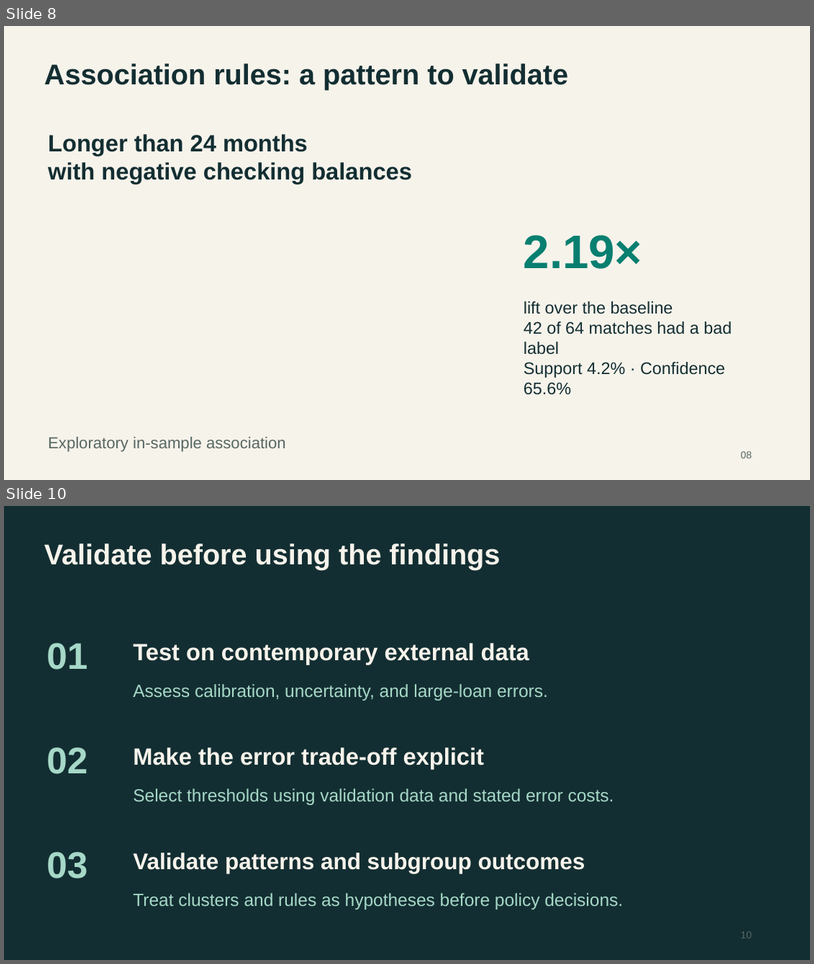
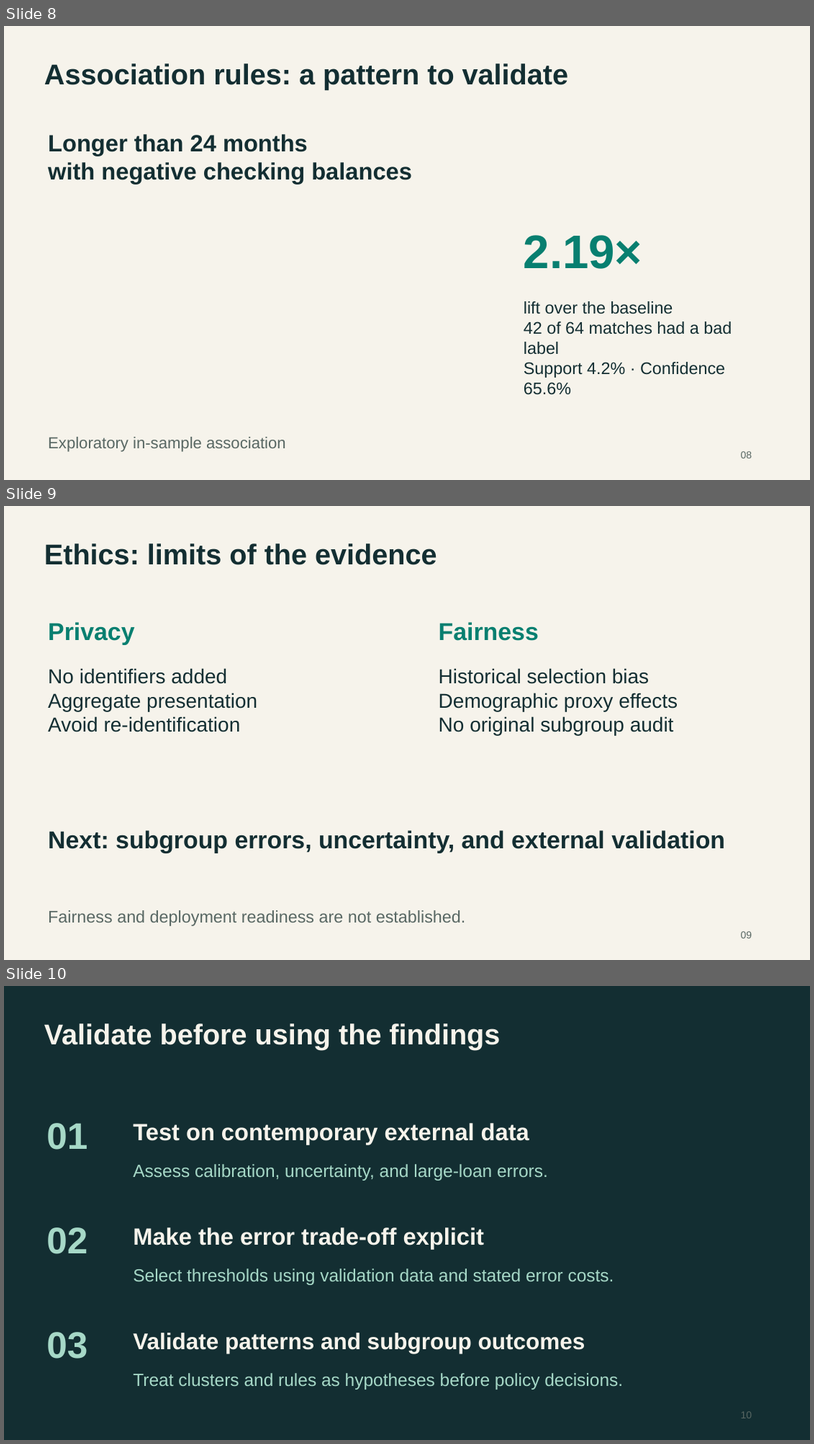
Before and after one commit to lebm646/MSCS_634_Deliverable_4, a slide deck: MSCS_634_Presentation.pptx. Shown one above the other, each under a label of ours: slides 8 and 10 before the commit, slides 8, 9 and 10 after it; the slides between them are not shown. The pictures are 814x964 and 814x1444 pixels, drawn with LibreOffice and Linux fonts; fonts in the diff are those of the drawing. Boxes give left, top, right and bottom in pixels: in the first picture for what was removed or moved away, otherwise in the second. Text is boxed around its words. In the diff, an @@ line names an element or a change of style, - is before the commit and + after.

Commit message:
Align final submission with original notebook results and disclose source conflicts

```diff
--- a/MSCS_634_Presentation.pptx
+++ b/MSCS_634_Presentation.pptx
@@ slide 9 added at <box>4,506,810,960</box>, background #F6F3EB @@
@@ text added at <box>44,543,437,565</box>, 34 pt, text #132E32, bold @@
+Ethics: limits of the evidence
@@ text added at <box>48,622,134,645</box>, 29 pt, text #087F70, bold @@
+Privacy
@@ text added at <box>439,622,539,641</box>, 29 pt, text #087F70, bold @@
+Fairness
@@ text added at <box>48,668,257,732</box>, 24 pt, text #132E32 @@
+No identifiers added
+Aggregate presentation
+Avoid re-identification
@@ text added at <box>439,668,678,736</box>, 24 pt, text #132E32 @@
+Historical selection bias
+Demographic proxy effects
+No original subgroup audit
@@ text added at <box>48,830,725,853</box>, 29 pt, text #132E32, bold @@
+Next: subgroup errors, uncertainty, and external validation
@@ text added at <box>48,910,466,926</box>, 20 pt, text #586763 @@
+Fairness and deployment readiness are not established.
@@ text added at <box>741,931,753,938</box>, 12 pt, text #586763 @@
+09
```
Also in this commit, not shown: 6 slides changed, 1 slide removed, 23 other files.
